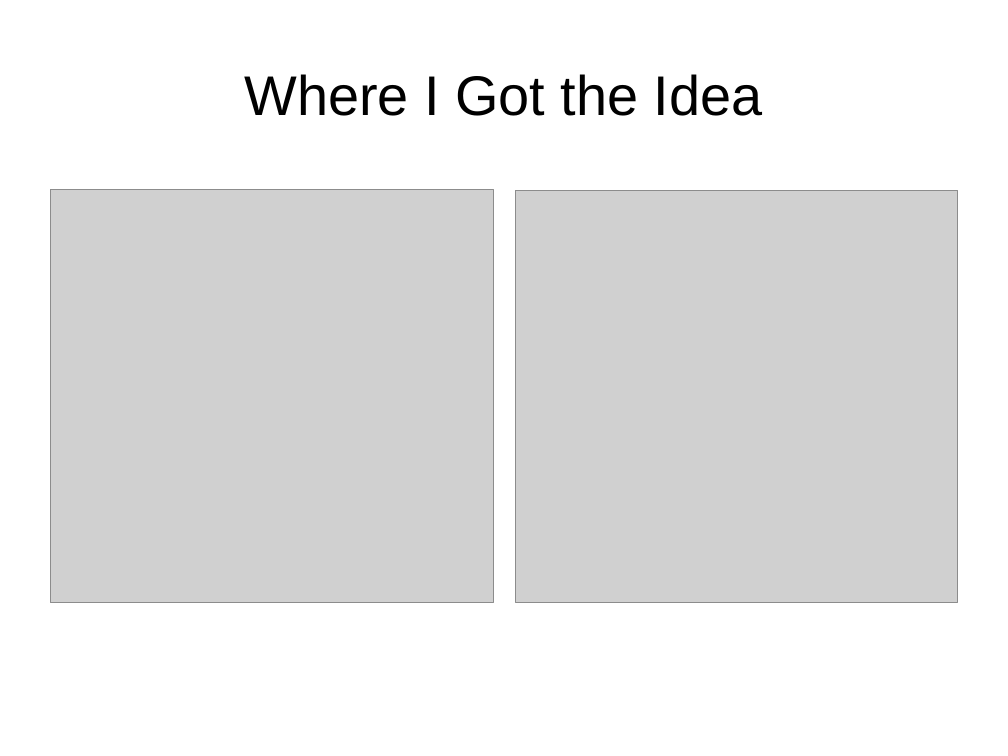
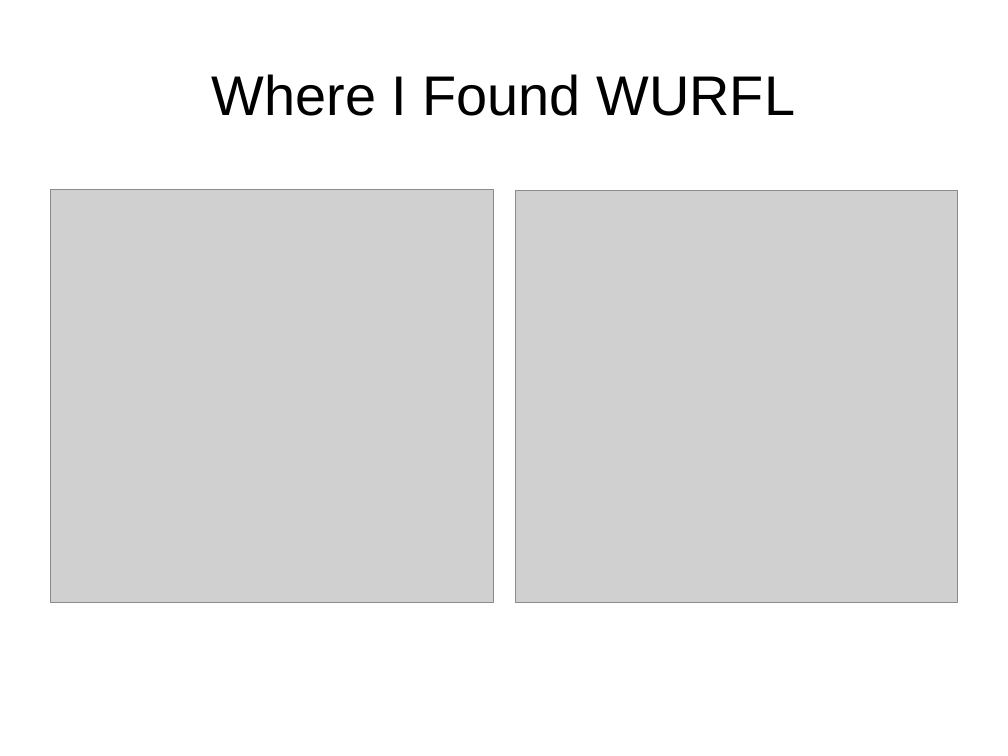
Before and after one commit to tomwhartung/jmws_accoutrements, a slide deck: slide 10 of presentations/2016_07-Drupal/9-slides.odp. Drawn at 1008x756 pixels with LibreOffice and Linux fonts; fonts in the diff are those of the drawing; grey boxes stand for pictures. Boxes give left, top, right and bottom in pixels: in the first picture for what was removed or moved away, otherwise in the second. Text is boxed around its words. In the diff, an @@ line names an element or a change of style, - is before the commit and + after.

```diff
--- a/presentations/2016_07-Drupal/9-slides.odp
+++ b/presentations/2016_07-Drupal/9-slides.odp
@@ title at box(212, 74, 796, 116): text changed @@
-Where I Got the Idea
+Where I Found WURFL
```
Also in this commit, not shown: 5 other slides changed.
